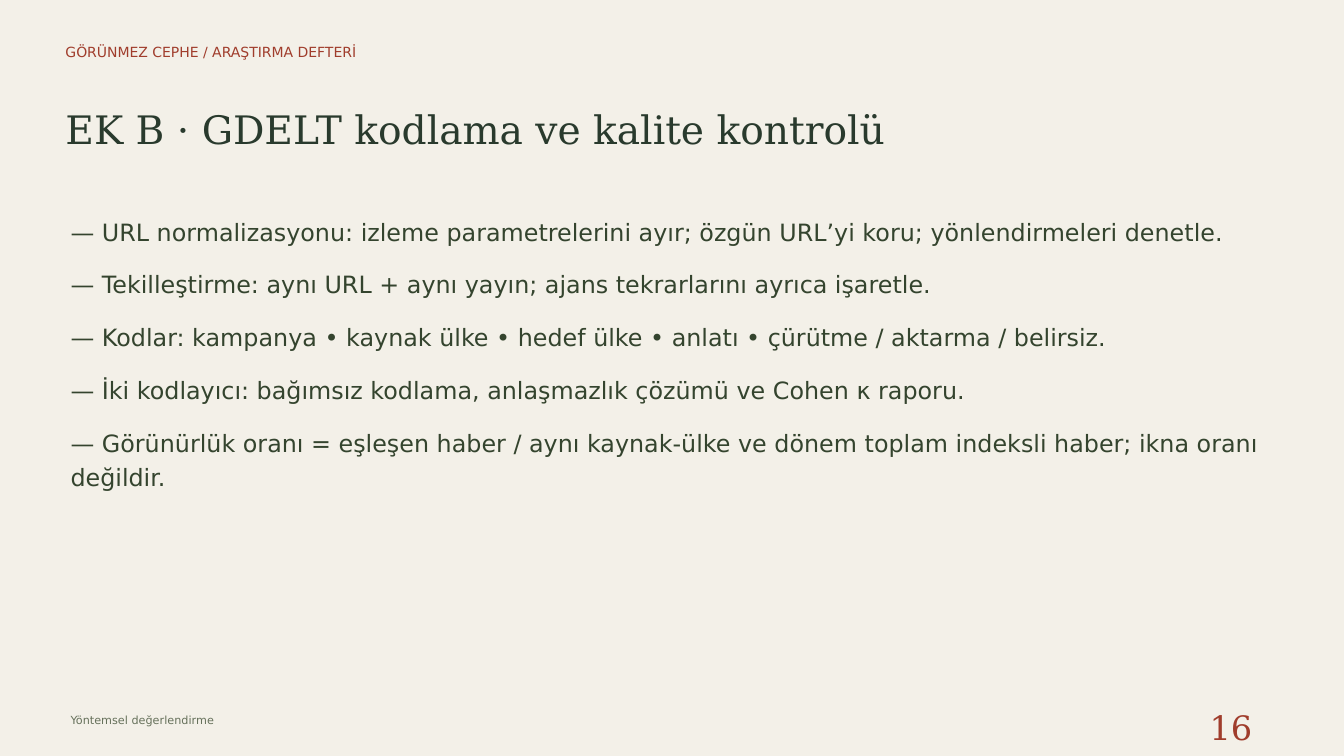
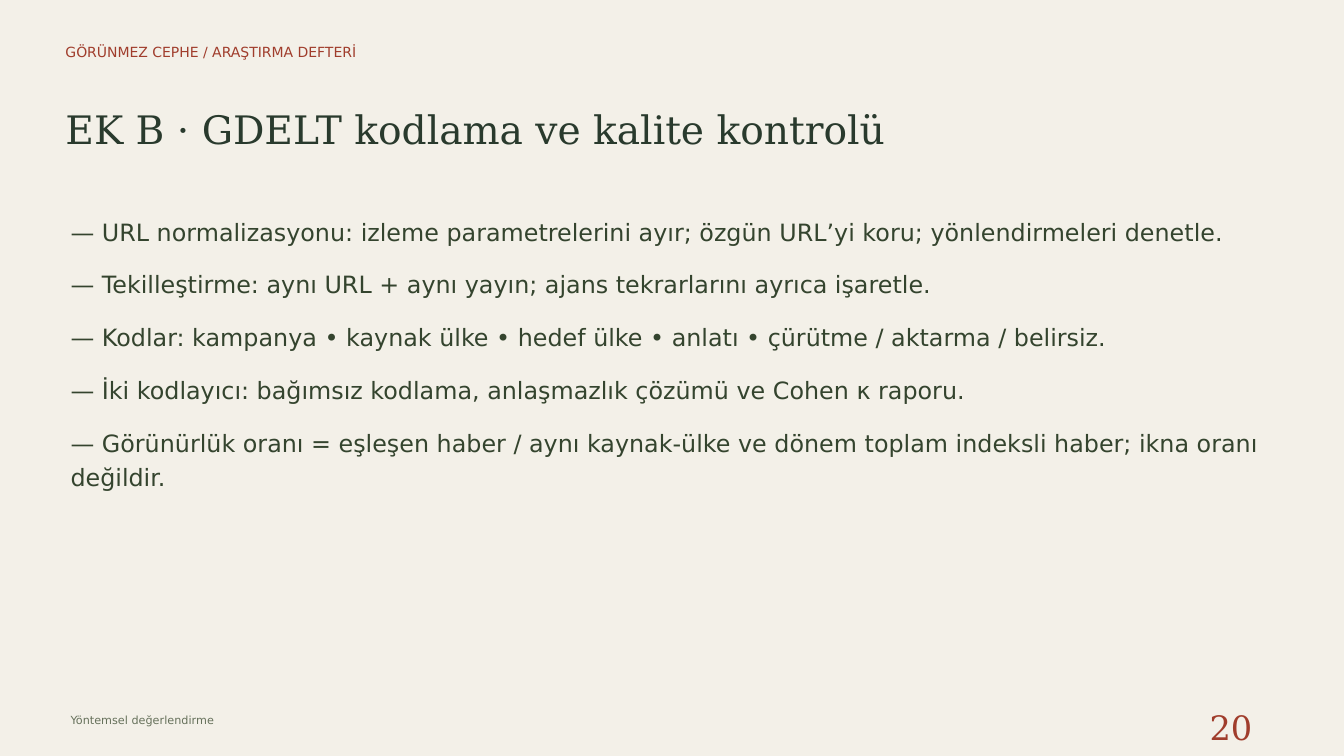
Before and after one commit to erdemkulaclii/SUNUM, a slide deck: slide 20 of output/ATLAS_SUNUMU.pptx (slide 16 before the commit). Drawn at 1344x756 pixels with LibreOffice and Linux fonts; fonts in the diff are those of the drawing. Boxes give left, top, right and bottom in pixels: in the first picture for what was removed or moved away, otherwise in the second. Text is boxed around its words. In the diff, an @@ line names an element or a change of style, - is before the commit and + after.

```diff
--- a/output/ATLAS_SUNUMU.pptx
+++ b/output/ATLAS_SUNUMU.pptx
@@ text at (x1=1210, y1=715, x2=1253, y2=741): text changed @@
-16
+20
```
Also in this commit, not shown: 6 other slides changed, 5 slides added, 36 other files.
